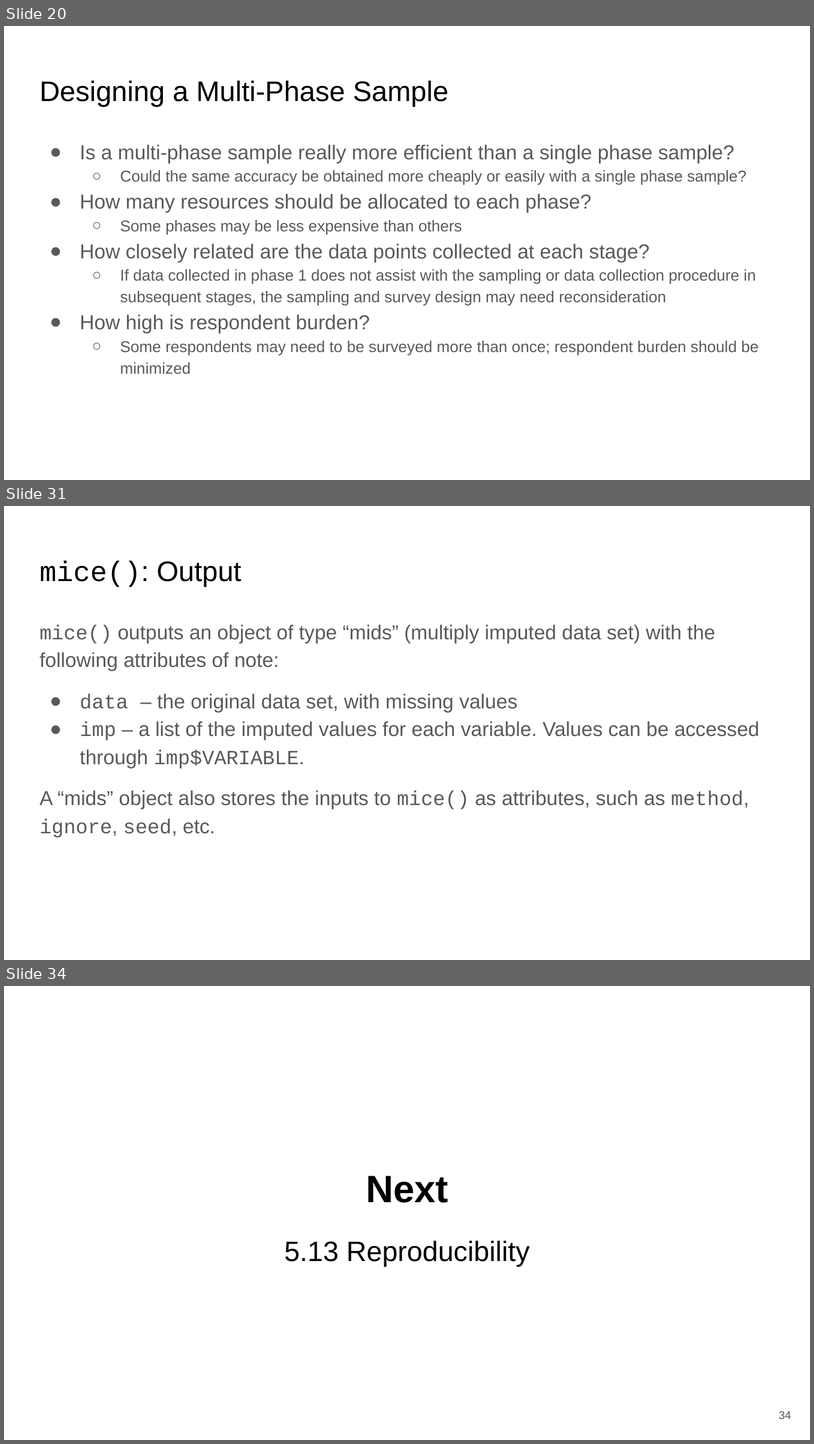
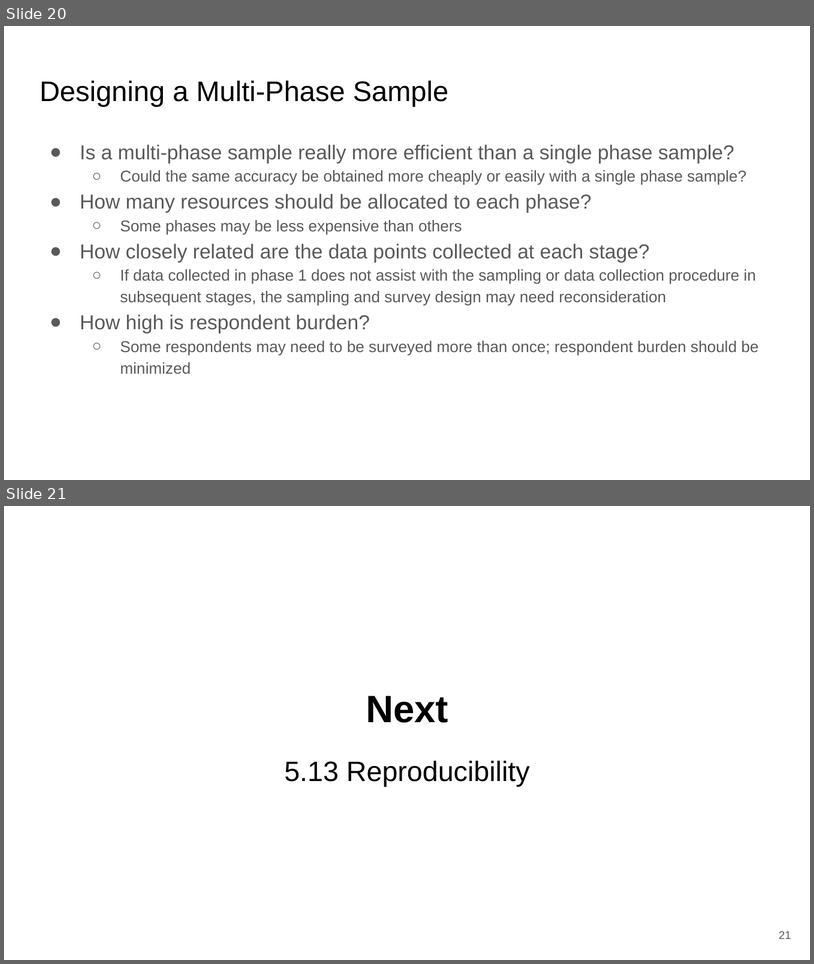
Before and after one commit to UofT-DSI/sampling, a slide deck: lectures/12-Advanced data collection-slides.pptx. Shown one above the other, each under a label of ours: slides 20, 31 and 34 before the commit, slides 20 and 21 after it; the slides between them are not shown. The pictures are 814x1444 and 814x964 pixels, drawn with LibreOffice and Linux fonts; fonts in the diff are those of the drawing. Boxes give left, top, right and bottom in pixels: in the first picture for what was removed or moved away, otherwise in the second. Text is boxed around its words. In the diff, an @@ line names an element or a change of style, - is before the commit and + after.

```diff
--- a/lectures/12-Advanced data collection-slides.pptx
+++ b/lectures/12-Advanced data collection-slides.pptx
@@ slide 31 removed at (4, 506, 810, 960), background #FFFFFF @@
@@ title removed at (39, 561, 242, 587) @@
-mice(): Output
@@ text removed at (39, 624, 760, 837) @@
-mice() outputs an object of type “mids” (multiply imputed data set) with the following attributes of note:
-● data – the original data set, with missing values
-● imp – a list of the imputed values for each variable. Values can be accessed through imp$VARIABLE.
-A “mids” object also stores the inputs to mice() as attributes, such as method, ignore, seed, etc.
@@ what was slide 34 is now slide 21 @@
@@ page number at (779, 931, 792, 939): text changed @@
-34
+21
```
Also in this commit, not shown: 12 other slides removed, 2 other files.
